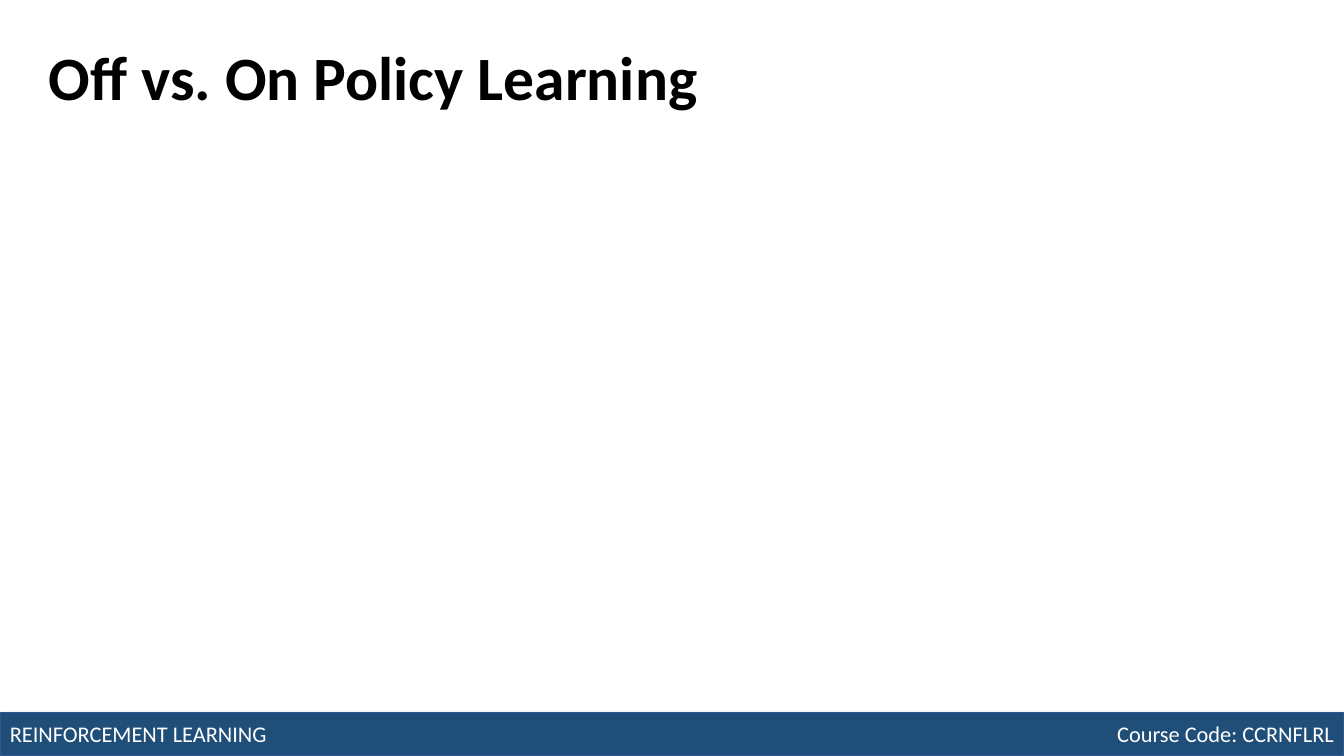
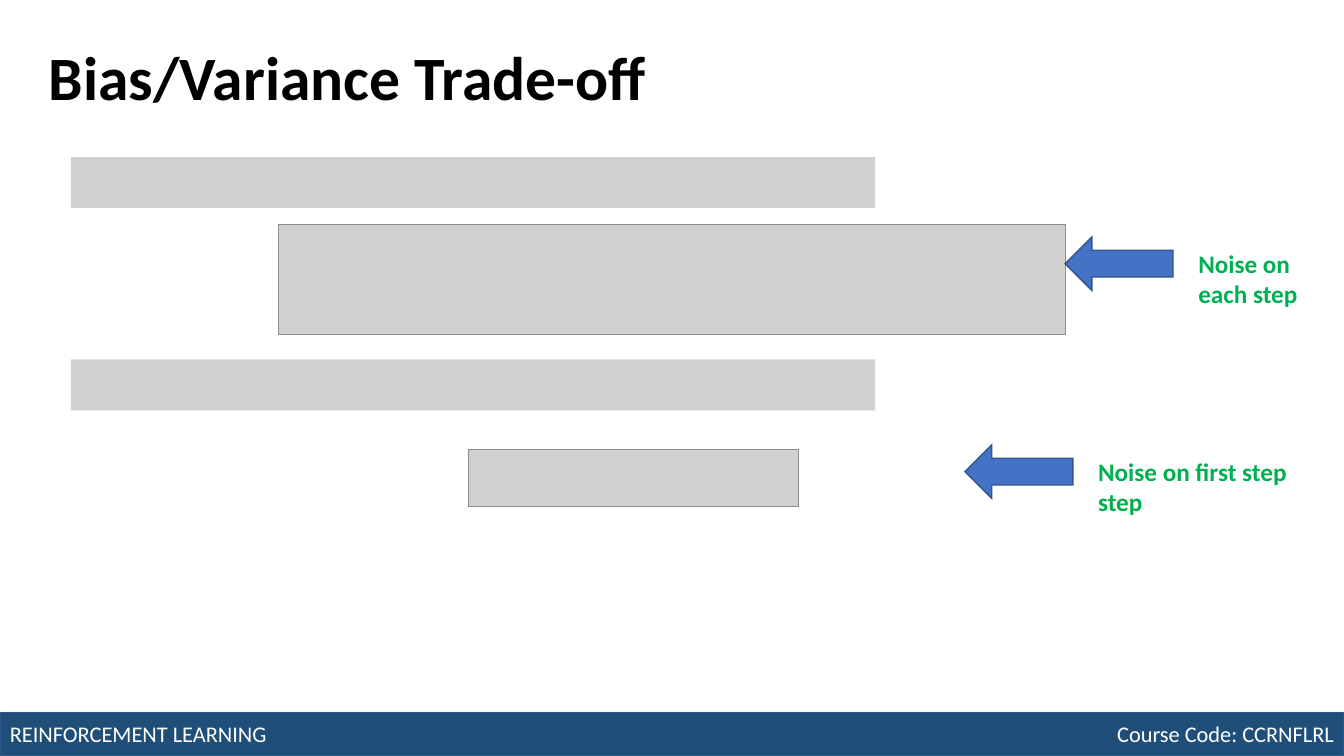
Before and after one commit to robitussin/CCRNFLRL, a slide deck: slide 12 of week_9-10/Module 7 - Temporal Difference Learning.pptx (slide 16 before the commit). Drawn at 1344x756 pixels with LibreOffice and Linux fonts; fonts in the diff are those of the drawing; grey boxes stand for pictures. Boxes give left, top, right and bottom in pixels: in the first picture for what was removed or moved away, otherwise in the second. Text is boxed around its words. In the diff, an @@ line names an element or a change of style, - is before the commit and + after.

```diff
--- a/week_9-10/Module 7 - Temporal Difference Learning.pptx
+++ b/week_9-10/Module 7 - Temporal Difference Learning.pptx
@@ title at [49, 56, 645, 103]: text changed @@
-Off vs. On Policy Learning
+Bias/Variance Trade-off
@@ picture added at [71, 157, 875, 208] @@
@@ picture added at [279, 225, 1066, 334] @@
@@ left arrow added at [1066, 237, 1174, 290], fill #4472C4, outline #325491 1 pt @@
@@ text added at [1198, 255, 1297, 307], 18 pt, text #00B050, bold @@
+Noise on each step
@@ picture added at [71, 360, 875, 410] @@
@@ left arrow added at [965, 445, 1073, 498], fill #4472C4, outline #325491 1 pt @@
@@ picture added at [469, 450, 800, 506] @@
@@ text added at [1098, 463, 1286, 515], 18 pt, text #00B050, bold @@
+Noise on first step step
```
Also in this commit, not shown: 11 other slides changed, 3 slides removed.
